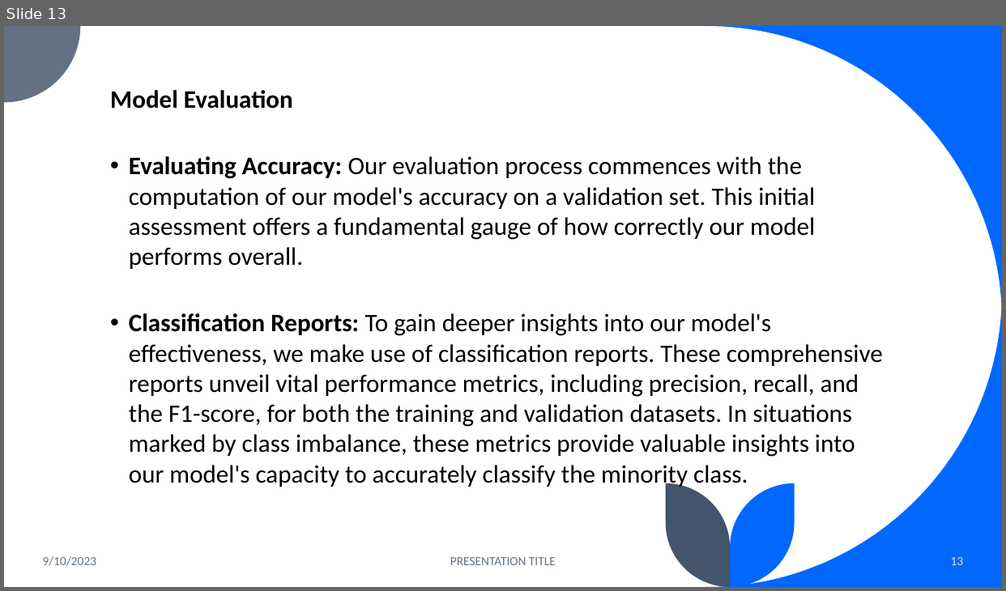
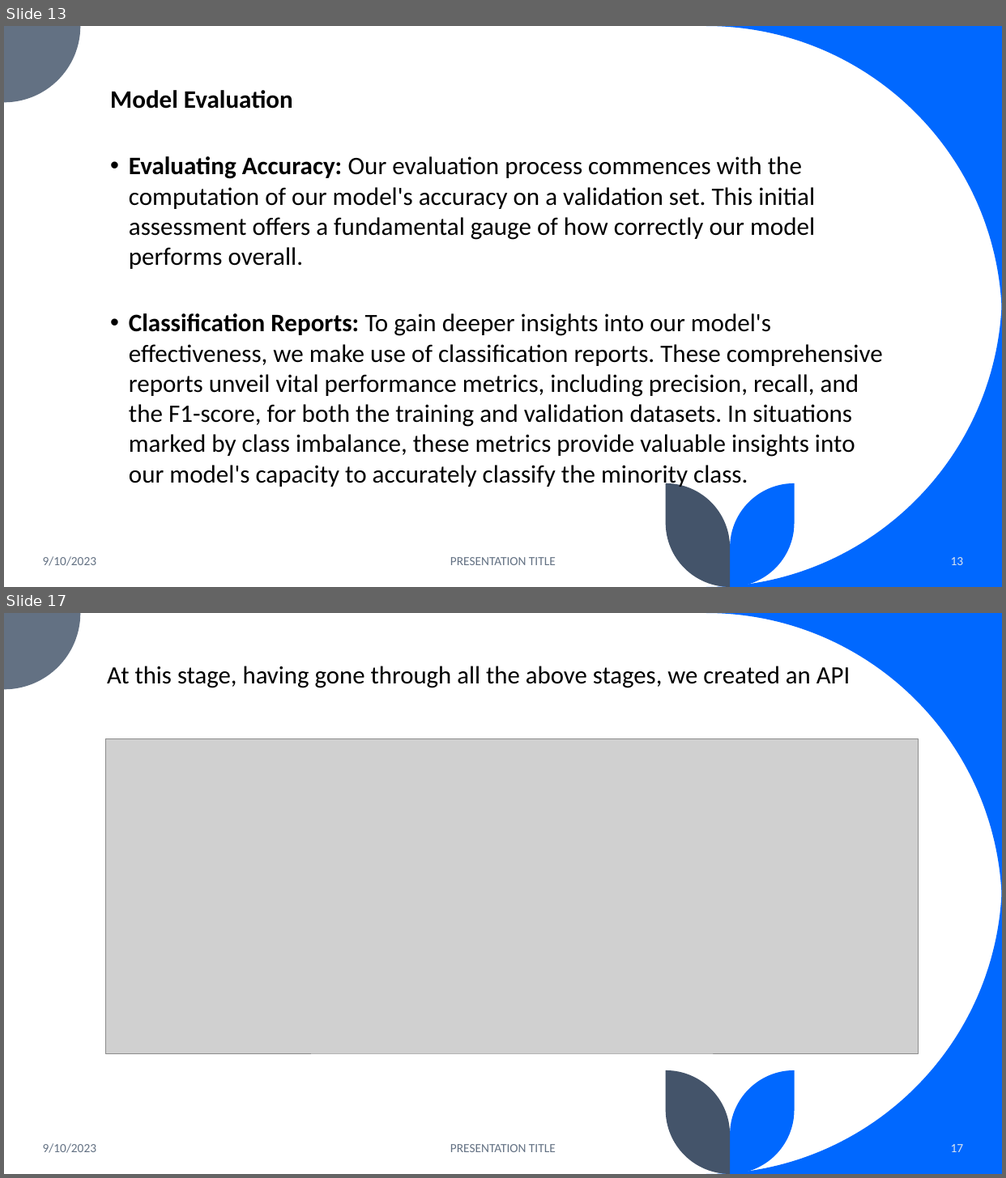
Before and after one commit to DeeeTeeee/IncomePredictionZindziProject, a slide deck: Income Prediction Challenge for Azubian - PPT.pptx. Shown one above the other, each under a label of ours: slide 13 before the commit, slides 13 and 17 after it; the slides between them are not shown. The pictures are 1006x591 and 1006x1178 pixels, drawn with LibreOffice and Linux fonts; fonts in the diff are those of the drawing; grey boxes stand for pictures. Boxes give left, top, right and bottom in pixels: in the first picture for what was removed or moved away, otherwise in the second. Text is boxed around its words. In the diff, an @@ line names an element or a change of style, - is before the commit and + after.

```diff
--- a/Income Prediction Challenge for Azubian - PPT.pptx
+++ b/Income Prediction Challenge for Azubian - PPT.pptx
@@ slide 17 added at [4,613,1002,1174], background #FFFFFF; not listed: 5 template elements that a slide beside it also shows @@
@@ text added at [107,666,850,688], 24 pt, text #000000 @@
+At this stage, having gone through all the above stages, we created an API
@@ picture added at [106,739,918,1053] @@
@@ text added at [43,1144,96,1153], 12 pt, text #637183 @@
+9/10/2023
@@ text added at [450,1144,556,1152], 12 pt, text #637183 @@
+PRESENTATION TITLE
@@ page number added at [951,1144,964,1152], 12 pt, text #DAE5EF @@
+17
```
Also in this commit, not shown: 6 slides changed, 2 other slides added, 11 slides removed, 1 other file.
